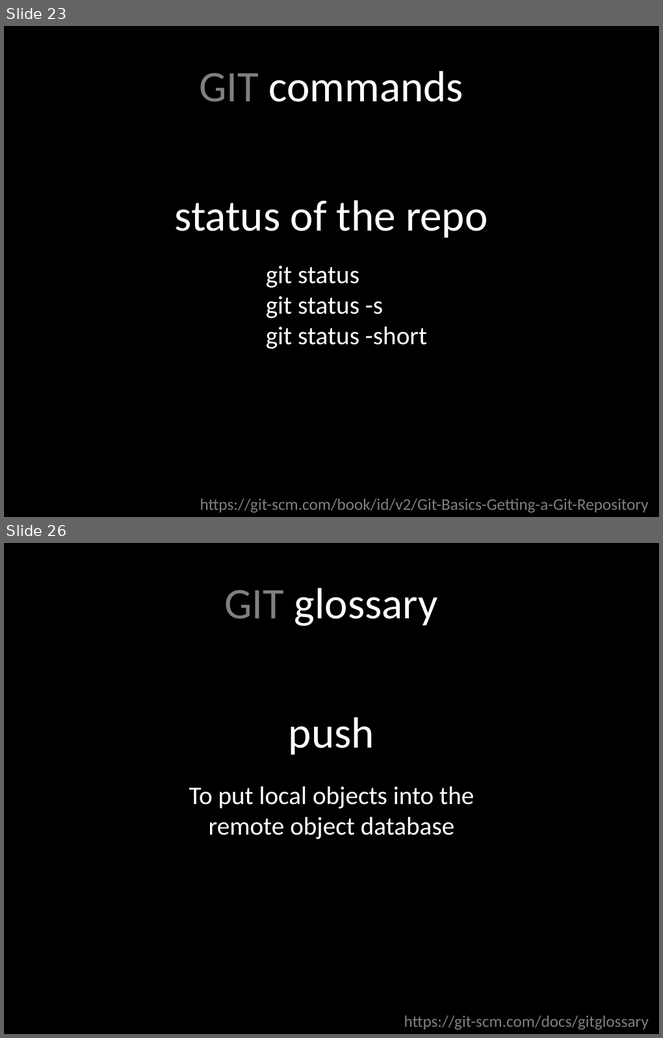
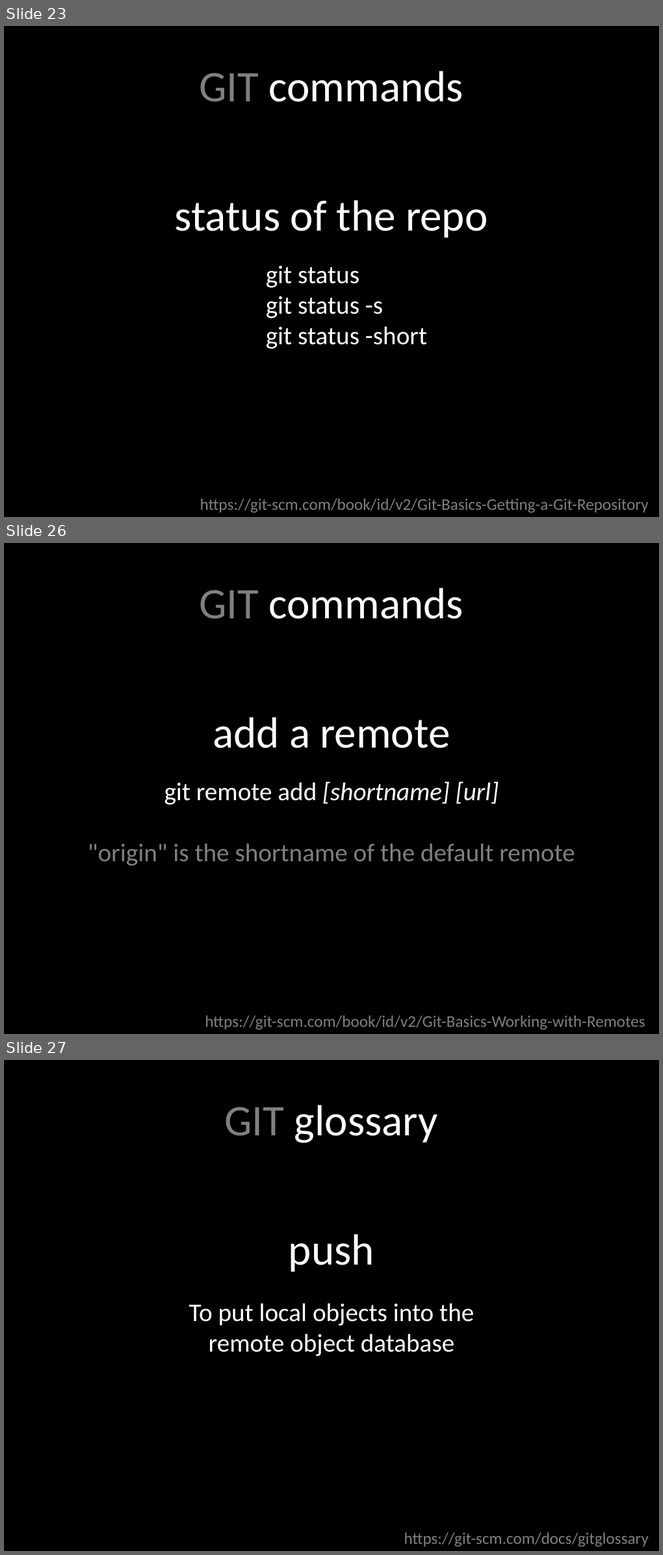
Before and after one commit to rocboronat/from-cvs-to-git, a slide deck: From CVS to GIT.pptx. Shown one above the other, each under a label of ours: slides 23 and 26 before the commit, slides 23, 26 and 27 after it; the slides between them are not shown. The pictures are 663x1038 and 663x1555 pixels, drawn with LibreOffice and Linux fonts; fonts in the diff are those of the drawing. Boxes give left, top, right and bottom in pixels: in the first picture for what was removed or moved away, otherwise in the second. Text is boxed around its words. In the diff, an @@ line names an element or a change of style, - is before the commit and + after.

Commit message:
Work with remotes: adding, pushing and pulling

```diff
--- a/From CVS to GIT.pptx
+++ b/From CVS to GIT.pptx
@@ slide 26 added at [4, 543, 659, 1034], background #000000 @@
@@ text added at [199, 588, 464, 619], 48 pt, text #FFFFFF @@
+GIT commands
@@ text added at [213, 717, 450, 748], 48 pt, text #FFFFFF @@
+add a remote
@@ text added at [88, 782, 575, 866], 28 pt, text #808080 @@
+git remote add [shortname] [url]
+"origin" is the shortname of the default remote
@@ text added at [205, 1016, 646, 1030], 18 pt, text #808080 @@
+https://git-scm.com/book/id/v2/Git-Basics-Working-with-Remotes
@@ what was slide 26 is now slide 27 @@
```
Also in this commit, not shown: 1 slide changed, 3 other slides added.
